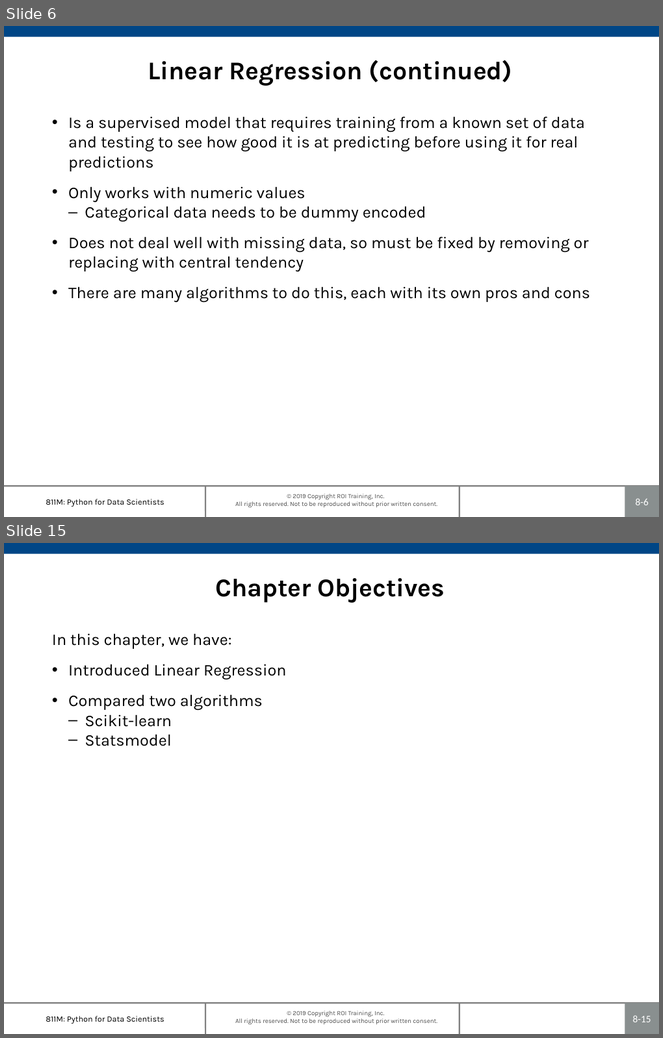
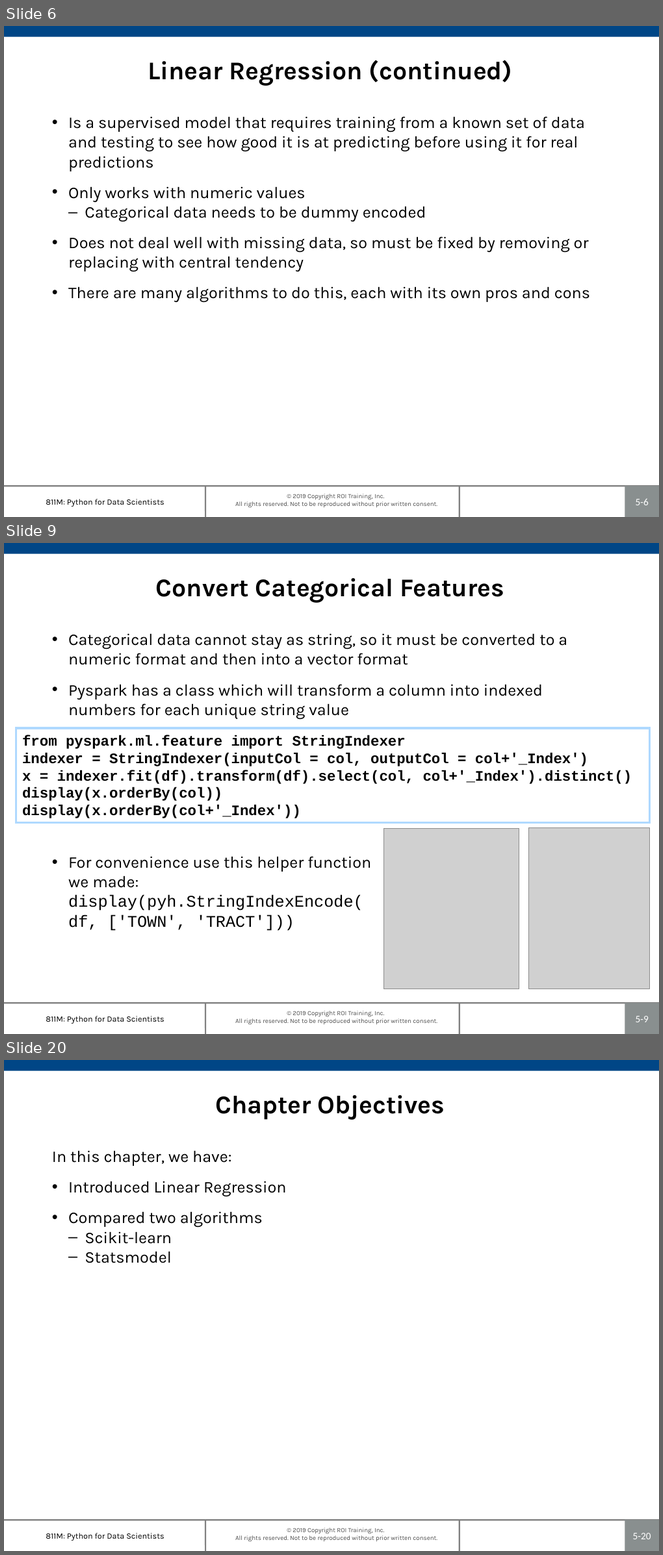
Before and after one commit to roitraining/SparkforDataEngineers, a slide deck: Ch05_RegressionAnalysis.pptx. Shown one above the other, each under a label of ours: slides 6 and 15 before the commit, slides 6, 9 and 20 after it; the slides between them are not shown. The pictures are 663x1038 and 663x1555 pixels, drawn with LibreOffice and Linux fonts; fonts in the diff are those of the drawing; grey boxes stand for pictures; background and template pictures are left out. Boxes give left, top, right and bottom in pixels: in the first picture for what was removed or moved away, otherwise in the second. Text is boxed around its words. In the diff, an @@ line names an element or a change of style, - is before the commit and + after.

```diff
--- a/Ch05_RegressionAnalysis.pptx
+++ b/Ch05_RegressionAnalysis.pptx
@@ slide 9 added at bbox=[4, 543, 659, 1034], background #FFFFFF; not listed: 7 template elements that a slide beside it also shows @@
@@ title added at bbox=[156, 578, 504, 603], 28 pt, text #000000, bold @@
+Convert Categorical Features
@@ text added at bbox=[68, 633, 568, 931], 18 pt, text #000000 @@
+• Categorical data cannot stay as string, so it must be converted to a numeric format and then into a vector format
+• Pyspark has a class which will transform a column into indexed numbers for each unique string value
+• For convenience use this helper function
+  we made:
+  display(pyh.StringIndexEncode(
+  df, ['TOWN', 'TRACT']))
@@ rectangle added at bbox=[16, 728, 650, 823], outline #AFD9FF 2.25 pt, 16 pt, text #000000, bold @@
+from pyspark.ml.feature import StringIndexer
+indexer = StringIndexer(inputCol = col, outputCol = col+'_Index')
+x = indexer.fit(df).transform(df).select(col, col+'_Index').distinct()
+display(x.orderBy(col))
+display(x.orderBy(col+'_Index'))
@@ picture added at bbox=[384, 828, 519, 989] @@
@@ picture added at bbox=[529, 828, 650, 989] @@
@@ page number at bbox=[636, 499, 649, 506]: text changed @@
-8-6
+5-6
@@ what was slide 15 is now slide 20 @@
@@ page number at bbox=[633, 1533, 651, 1540]: text changed @@
-8-15
+5-20
```
Also in this commit, not shown: 7 slides changed, 8 other slides added, 4 slides removed, 24 other files.
